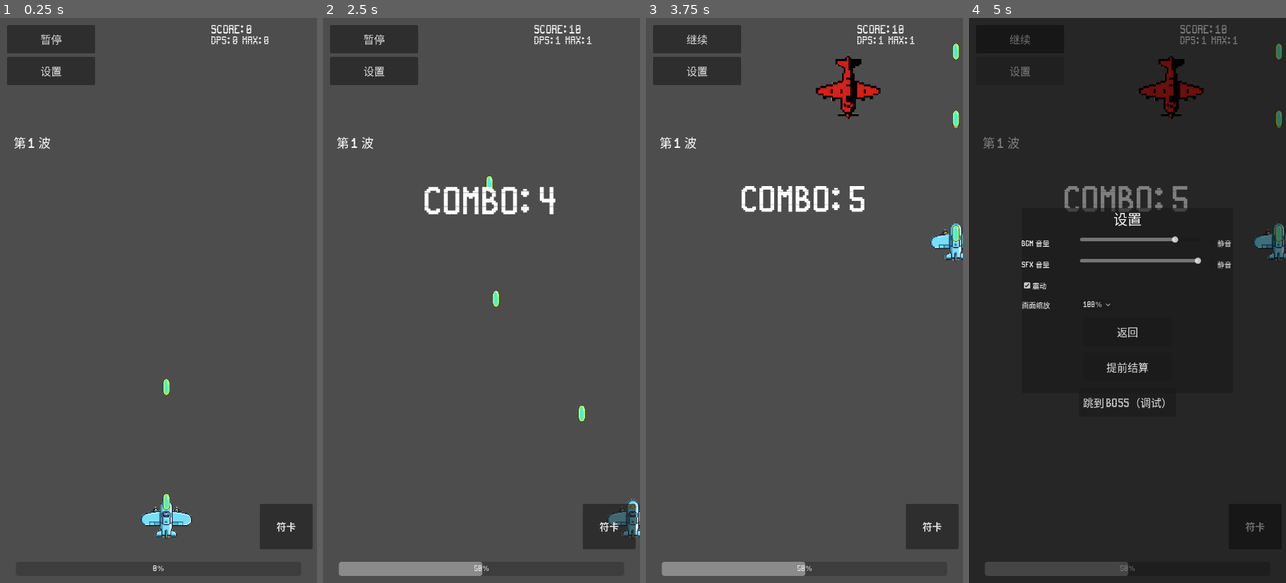
Above: before the commit, frames 1-4 (left to right).
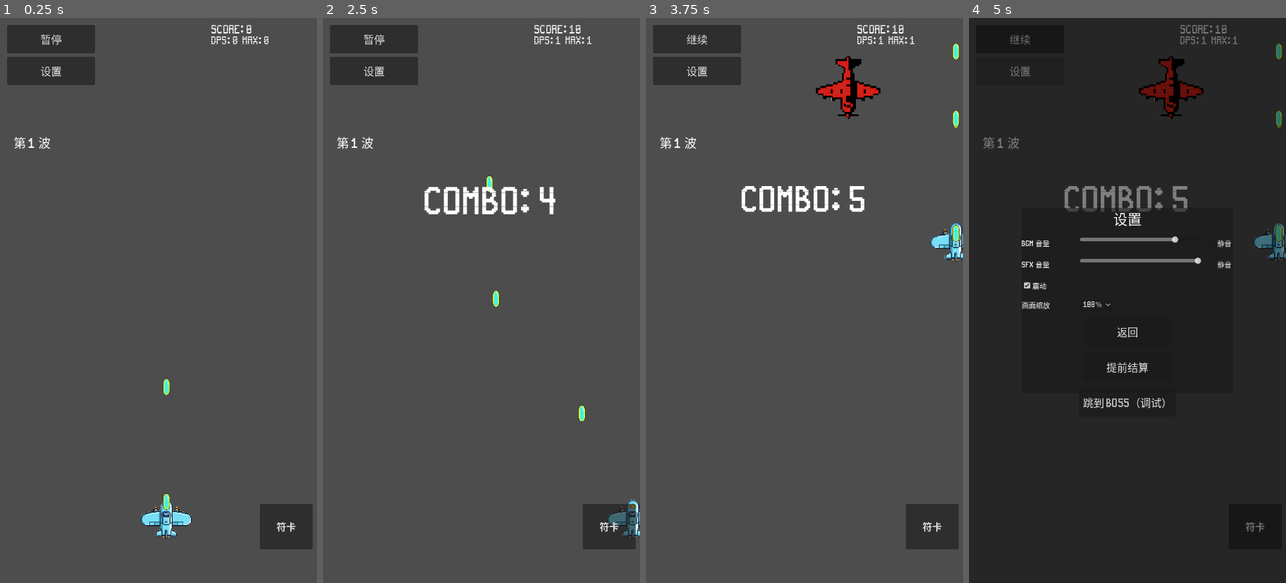
Above: after the commit, the same moments.

Repository: qingzhixing/plane-war
Game: Godot game, scene res://scenes/Main.tscn
Same seed, same stepped clock (60 frames per second), same inputs: the game is played once before the commit and once after it. Sound files missing from this copy of the repository are replaced by a short silence.
Inputs (mouse positions are in pixels of both pictures, inside the frame that each line leads up to):
- Up to frame 1 (0.25 s): no input
- Up to frame 2 (2.5 s): click "暂停" at 0.5 s; click "继续" at 1.25 s; tap Enter at 2 s; move the mouse to (551, 272) at 2.02 s; hold D from 2.03 s (still down); tap P at 2.1 s; click (551, 272) at 2.17 s
- Up to frame 3 (3.75 s): release D at 2.75 s; drag from (741, 328) to (810, 51) at 2.77 s; move the mouse to (836, 176) at 3.52 s; hold D from 3.53 s (still down); tap P at 3.6 s; click (836, 176) at 3.67 s
- Up to frame 4 (5 s): release D at 4.25 s; click "设置" at 4.25 s

The runs differ from the first frame. In frame 1, less than 0.1% of the frame differs, in the area x 48-52%, y 96-98%; in frame 2, 1.1%, in the area x 4-53%, y 96-99%; in frame 3, 1.1%; in frame 4, 1.1%.

Commit message:
🔧 CHORE: 删去经验条，波次结束默认升级
Made-with: Cursor

Diff:
--- a/scenes/Main.tscn
+++ b/scenes/Main.tscn
@@ -41,17 +41,6 @@
 grow_vertical = 2
 mouse_filter = 2
 theme = ExtResource("11_ui_theme")
-
-[node name="ExpBar" type="ProgressBar" parent="HUD/Root" unique_id=1904624421]
-unique_name_in_owner = true
-layout_mode = 0
-anchor_left = 0.05
-anchor_top = 1.0
-anchor_right = 0.95
-anchor_bottom = 1.0
-offset_top = -48.0
-offset_bottom = -16.0
-max_value = 1.0
 
 [node name="WaveLabel" type="Label" parent="HUD/Root" unique_id=1566627949]
 unique_name_in_owner = true
--- a/scripts/hud.gd
+++ b/scripts/hud.gd
@@ -22,7 +22,6 @@
 @onready var _pixel_bold_font: FontFile = preload("res://assets/font/PixelOperator8-Bold.ttf")
 
 @onready var _wave_label: Label = %WaveLabel
-@onready var _exp_bar: ProgressBar = %ExpBar
 @onready var _pause_button: Button = %PauseButton
 @onready var _settings_button: Button = %SettingsButton
 @onready var _score_label: Label = %ScoreLabel
@@ -53,10 +52,6 @@
 	if _wave_label != null:
 		_wave_label.mouse_filter = Control.MOUSE_FILTER_IGNORE
 
-	if _exp_bar != null:
-		_exp_bar.mouse_filter = Control.MOUSE_FILTER_IGNORE
-		_exp_bar.max_value = 1.0
-
 	# 暂停按钮：始终可点，用于切换树的暂停状态
 	if _pause_button != null:
 		_pause_button.pressed.connect(_on_pause_button_pressed)
@@ -70,10 +65,6 @@
 	_ensure_bomb_vfx_nodes()
 
 func _process(delta: float) -> void:
-	if is_instance_valid(_main) and _main.has_method("get_exp") and _main.has_method("get_exp_to_next"):
-		var exp_next: int = _main.get_exp_to_next()
-		if exp_next > 0:
-			_exp_bar.value = float(_main.get_exp()) / float(exp_next)
 	if is_instance_valid(_main) and _main.has_method("get_wave"):
 		var wave_text := "第 %d 波" % _main.get_wave()
 		if _main.has_method("is_boss_spawned") and _main.is_boss_spawned():
